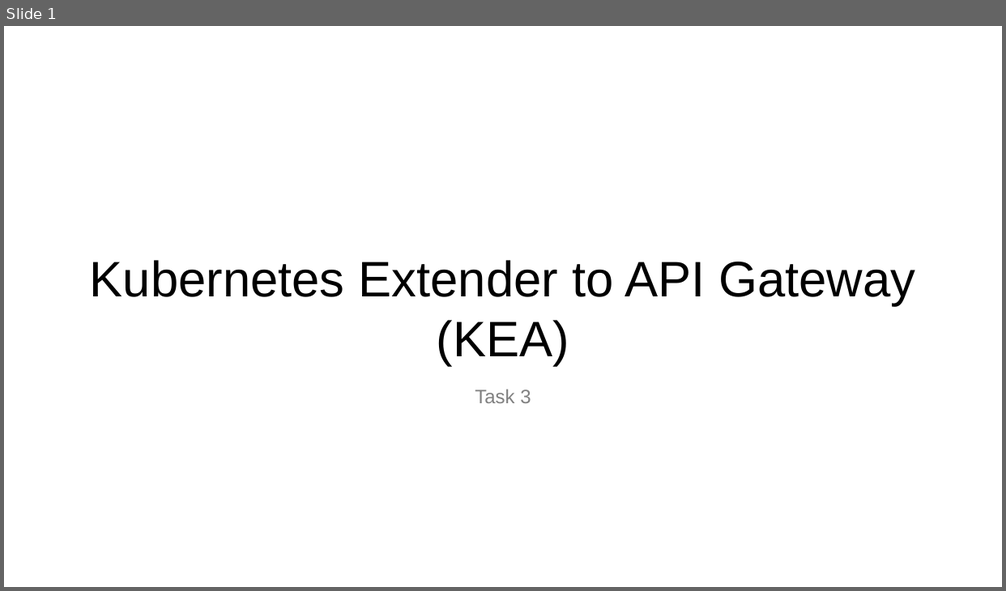
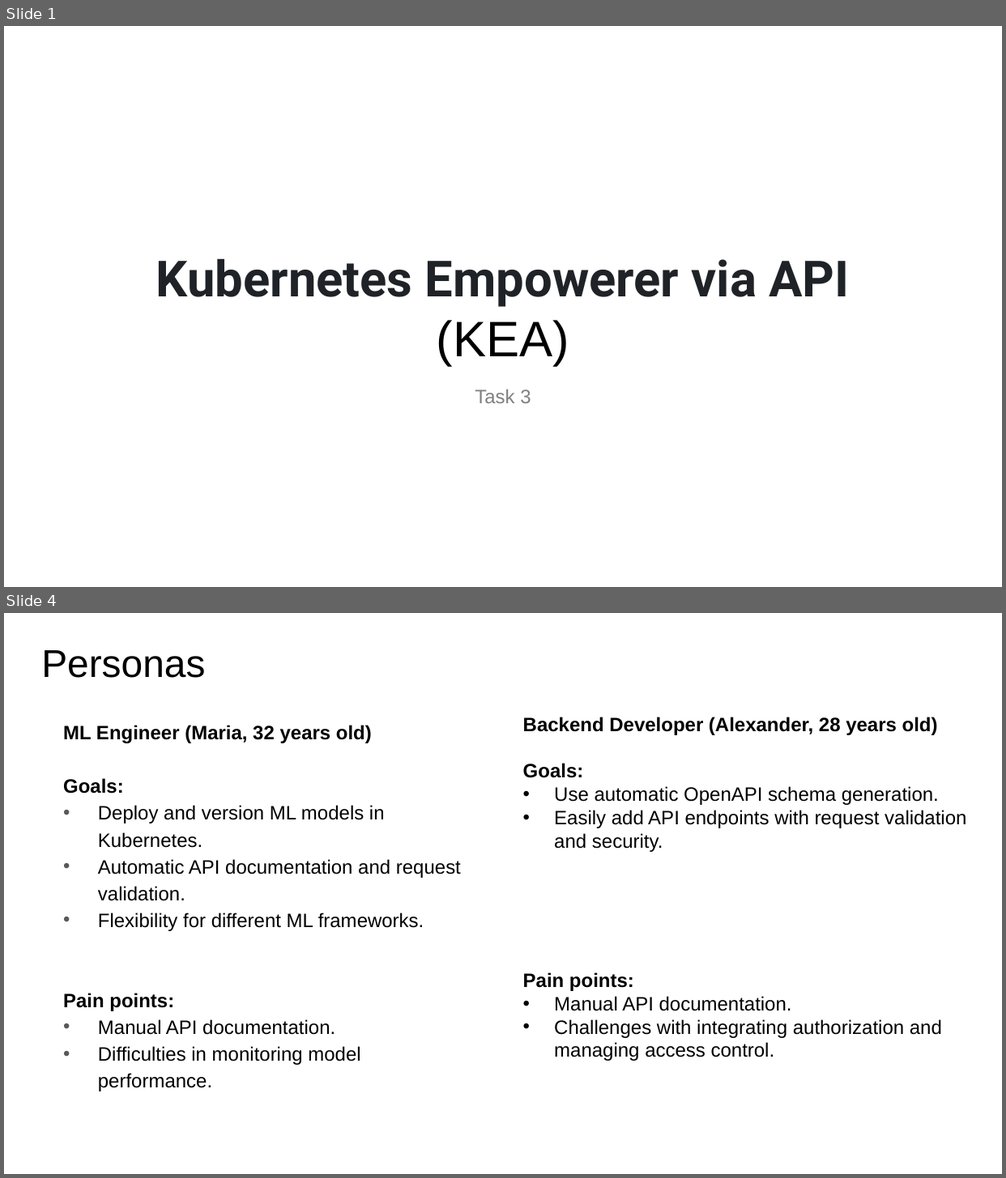
Before and after one commit to fanglores/Advanced-Software-Design, a slide deck: Practice Tasks/Task_3/Task 3.pptx. Shown one above the other, each under a label of ours: slide 1 before the commit, slides 1 and 4 after it; the slides between them are not shown. The pictures are 1006x591 and 1006x1178 pixels, drawn with LibreOffice and Linux fonts; fonts in the diff are those of the drawing. Boxes give left, top, right and bottom in pixels: in the first picture for what was removed or moved away, otherwise in the second. Text is boxed around its words. In the diff, an @@ line names an element or a change of style, - is before the commit and + after.

```diff
--- a/Practice Tasks/Task_3/Task 3.pptx
+++ b/Practice Tasks/Task_3/Task 3.pptx
@@ slide 4 added at [4,613,1002,1174], background #FFFFFF @@
@@ text added at [41,650,205,678], 28 pt, text #000000 @@
+Personas
@@ text added at [63,725,461,1092], 14 pt, text #000000 @@
+ML Engineer (Maria, 32 years old)
+Goals:
+• Deploy and version ML models in Kubernetes.
+• Automatic API documentation and request validation.
+• Flexibility for different ML frameworks.
+Pain points:
+• Manual API documentation.
+• Difficulties in monitoring model performance.
@@ text added at [523,717,966,1061], 14 pt, text #000000 @@
+Backend Developer (Alexander, 28 years old)
+Goals:
+• Use automatic OpenAPI schema generation.
+• Easily add API endpoints with request validation and security.
+Pain points:
+• Manual API documentation.
+• Challenges with integrating authorization and managing access control.
@@ slide 1 changed as well @@
@@ title at [156,258,849,365]: text changed; font Arial to Roboto; text colour #000000 to #1F2328; bold on @@
-Kubernetes Extender to API Gateway (KEA)
+Kubernetes Empowerer via API
+(KEA)
```
Also in this commit, not shown: 3 other slides changed, 2 other slides added, 1 slide removed, 2 other files.
